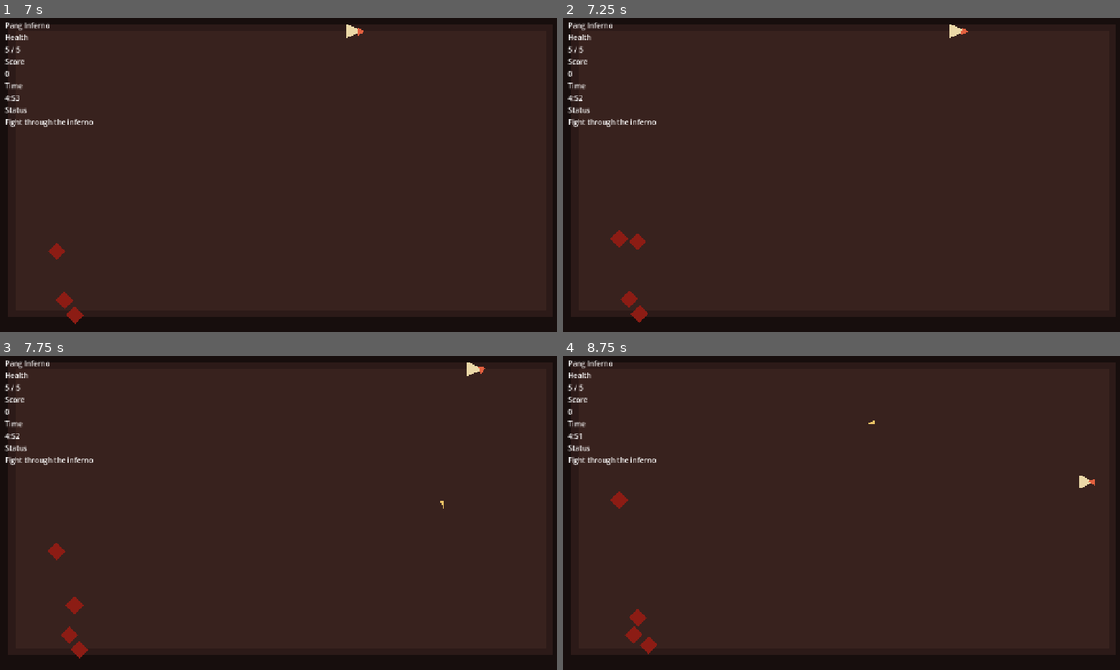
Above: before the commit, frames 1-4 (two rows, left to right).
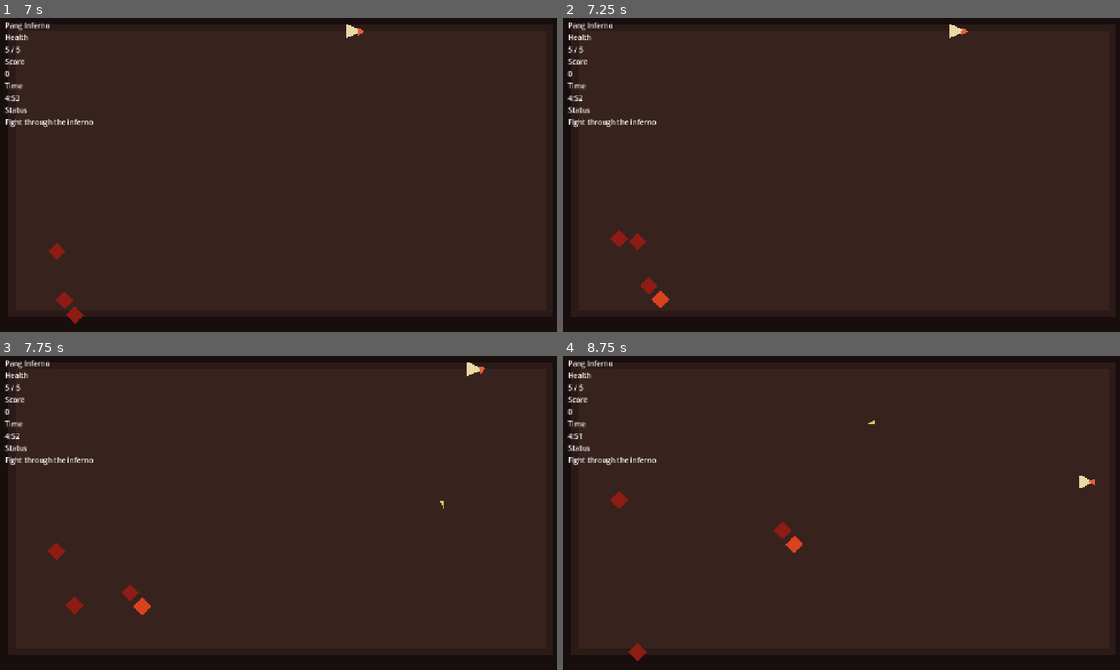
Above: after the commit, the same moments.

Repository: fj-vega/pang-inferno
Game: Godot game, scene res://scenes/main/Main.tscn
Same seed, same stepped clock (60 frames per second), same inputs: the game is played once before the commit and once after it.
Inputs (mouse positions are in pixels of both pictures, inside the frame that each line leads up to):
- Up to frame 1 (7 s): tap Enter at 0.5, 1.35, 3.6, 5.85 s; move the mouse to (250, 234) at 0.52 s; hold Space (fire) 0.53-1.28 s; hold W (move_up) 0.53-2.03 s; move the mouse to (451, 218) at 1.27 s; move the mouse to (111, 121) at 2.02 s; hold A (move_left) 2.03-3.53 s; tap P at 2.1, 4.35, 6.6 s; move the mouse to (311, 171) at 2.77 s; tap Space (fire) at 2.85 s; move the mouse to (194, 90) at 3.52 s; hold S (move_down) 3.53-4.28 s; move the mouse to (406, 153) at 4.27 s; hold D (move_right) 4.28-5.03 s; move the mouse to (167, 187) at 5.02 s; hold W (move_up) 5.03-5.78 s; hold Space (fire) 5.03-5.78 s; move the mouse to (339, 99) at 5.77 s; hold D (move_right) from 5.78 s (still down); move the mouse to (250, 234) at 6.52 s
- Up to frame 2 (7.25 s): keep holding D (move_right)
- Up to frame 3 (7.75 s): keep holding D (move_right); move the mouse to (451, 556) at 7.27 s; tap Space (fire) at 7.35 s
- Up to frame 4 (8.75 s): move the mouse to (674, 459) at 8.02 s; release D (move_right) at 8.03 s; hold S (move_down) from 8.03 s (still down); tap Enter at 8.1 s

Frame 1 is identical in both runs. In frame 2, 0.4% of the frame differs, in the area x 10-20%, y 82-98%; in frame 3, 0.4%; in frame 4, 0.6%, in the area x 11-43%, y 52-98%.

Commit message:
Add enemy mutation state

Diff:
--- a/scripts/enemies/enemy_base.gd
+++ b/scripts/enemies/enemy_base.gd
@@ -1,6 +1,10 @@
 extends CharacterBody2D
 
 signal defeated(position: Vector2, score_value: int, split_count: int, child_rank: int, child_scale: float)
+
+const MUTATION_SPEED_MULTIPLIER := 1.35
+const MUTATION_SCORE_MULTIPLIER := 2
+const MUTATION_COLOR := Color(0.854902, 0.258824, 0.12549, 1)
 
 @export var move_speed := 180.0
 @export var arena_size := Vector2(1280.0, 720.0)
@@ -8,16 +12,24 @@
 @export var max_health := 3
 @export var rank := 2
 @export var score_value := 100
+@export var can_mutate := true
+@export var mutation_delay := 7.0
+
+@onready var sprite: Polygon2D = $Sprite
 
 var current_health := 0
+var mutation_elapsed := 0.0
+var mutated := false
 
 func _ready() -> void:
 	add_to_group("enemies")
 	current_health = max_health
 	velocity = Vector2(-0.8, 0.6).normalized() * move_speed
+	_refresh_visuals()
 
 
-func _physics_process(_delta: float) -> void:
+func _physics_process(delta: float) -> void:
+	_update_mutation(delta)
 	move_and_slide()
 
 	if global_position.x <= arena_margin or global_position.x >= arena_size.x - arena_margin:
@@ -53,4 +65,34 @@
 	max_health = max(1, new_rank)
 	score_value = 50 * new_rank
 	current_health = max_health
+	can_mutate = new_rank <= 1
+	mutation_delay = 5.0 + (2.0 * float(new_rank))
+	mutated = false
+	mutation_elapsed = 0.0
 	velocity = starting_direction.normalized() * move_speed
+	_refresh_visuals()
+
+
+func _update_mutation(delta: float) -> void:
+	if not can_mutate or mutated:
+		return
+
+	mutation_elapsed += delta
+	if mutation_elapsed < mutation_delay:
+		return
+
+	mutated = true
+	move_speed *= MUTATION_SPEED_MULTIPLIER
+	score_value *= MUTATION_SCORE_MULTIPLIER
+	velocity = velocity.normalized() * move_speed
+	_refresh_visuals()
+
+
+func _refresh_visuals() -> void:
+	if sprite == null:
+		return
+
+	if mutated:
+		sprite.color = MUTATION_COLOR
+	else:
+		sprite.color = Color(0.54902, 0.109804, 0.0784314, 1)
Not shown, changed: docs/IMPLEMENTATION_CHECKLIST.md
Not shown, changed: docs/MEMORY.md
Not shown, changed: docs/PLAN.md
Not shown, changed: docs/STRUCTURE.md
